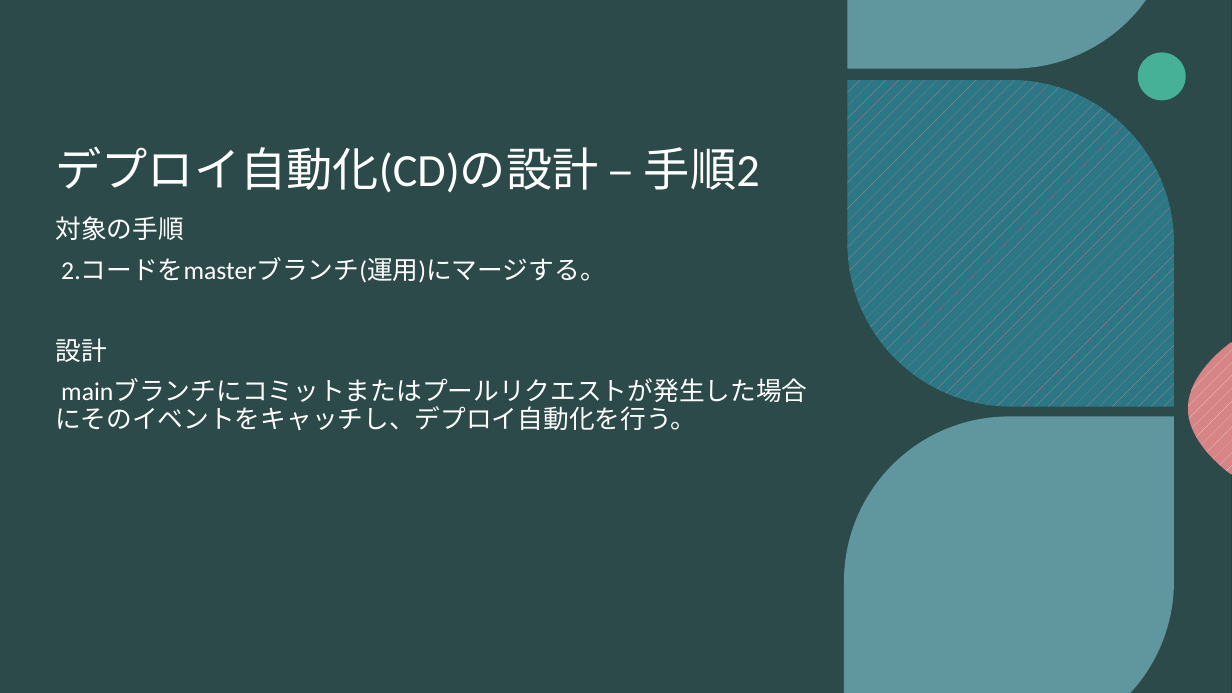
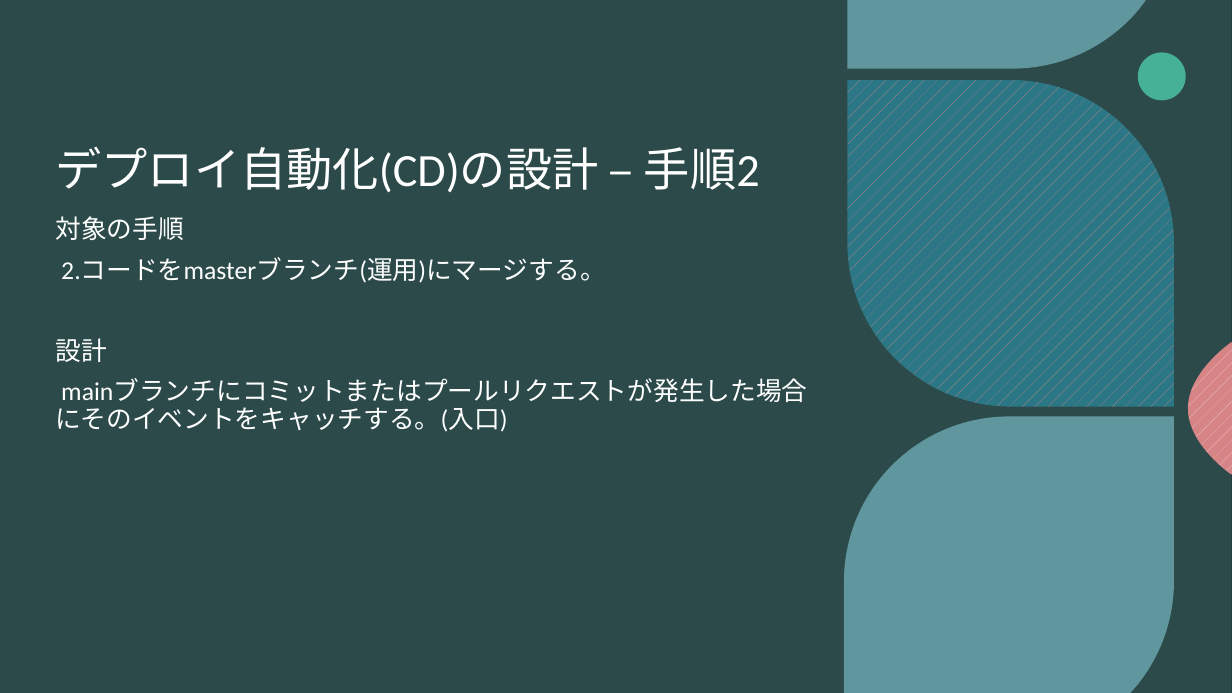
Before and after one commit to bittap/azusato, a slide deck: slide 8 of document/CI・CD/デプロイ自動化.pptx. Drawn at 1232x693 pixels with LibreOffice and Linux fonts; fonts in the diff are those of the drawing; background and template pictures are left out. Boxes give left, top, right and bottom in pixels: in the first picture for what was removed or moved away, otherwise in the second. Text is boxed around its words. In the diff, an @@ line names an element or a change of style, - is before the commit and + after.

```diff
--- a/document/CI・CD/デプロイ自動化.pptx
+++ b/document/CI・CD/デプロイ自動化.pptx
@@ text at bbox=[55, 407, 507, 432]: text changed @@
-mainブランチにコミットまたはプールリクエストが発生した場合にそのイベントをキャッチし、デプロイ自動化を行う。
+mainブランチにコミットまたはプールリクエストが発生した場合にそのイベントをキャッチする。(入口)
```
Also in this commit, not shown: 7 other slides changed, 1 slide added.
